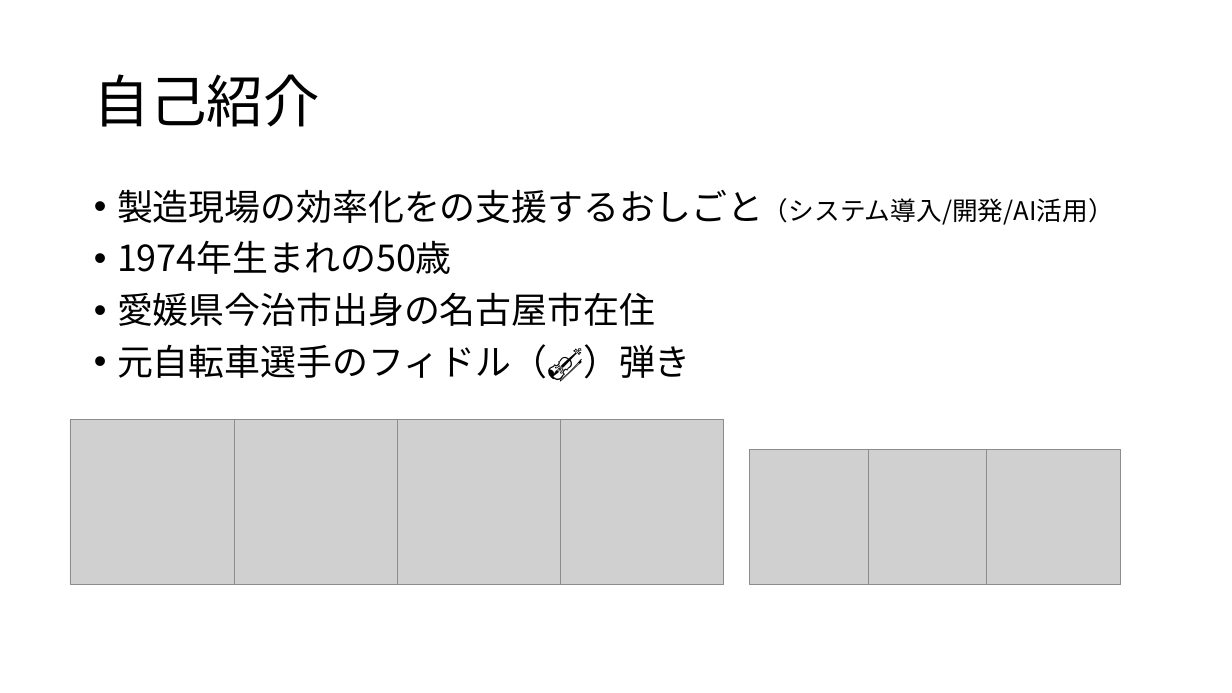
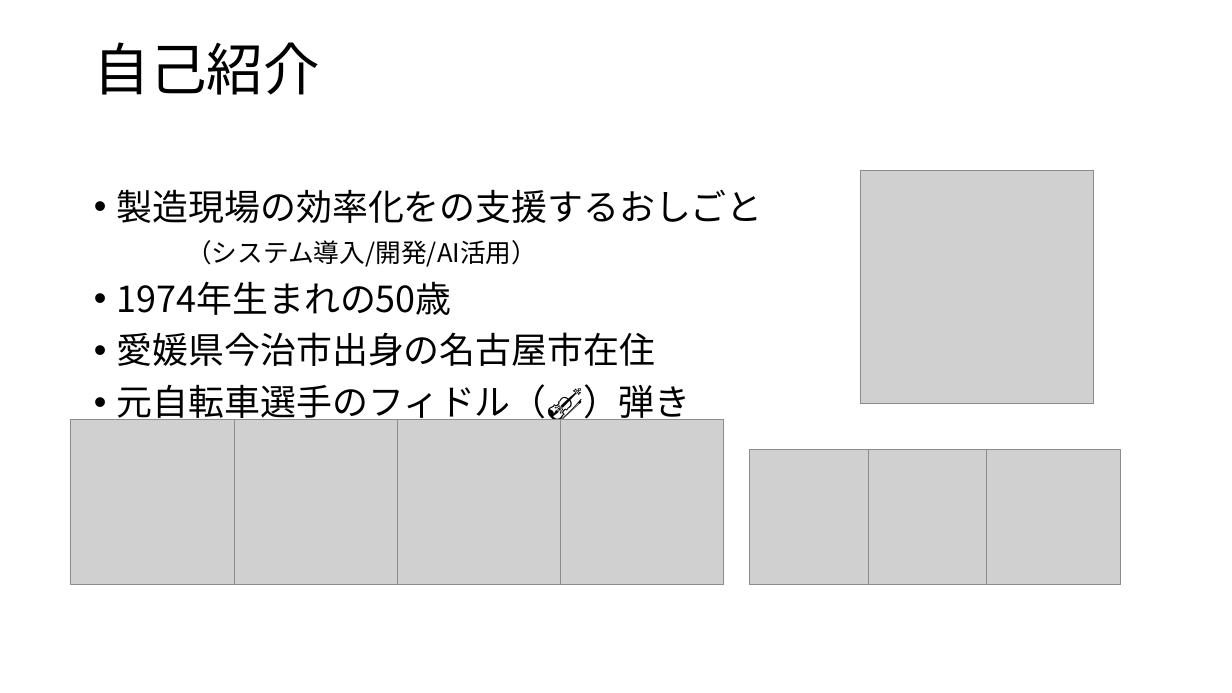
Before and after one commit to ikedachin/study_huggingface, a slide deck: slide 3 of huggingface 発表資料.pptx. Drawn at 1232x693 pixels with LibreOffice and Linux fonts; fonts in the diff are those of the drawing; grey boxes stand for pictures; background and template pictures are left out. Boxes give left, top, right and bottom in pixels: in the first picture for what was removed or moved away, otherwise in the second. Text is boxed around its words. In the diff, an @@ line names an element or a change of style, - is before the commit and + after.

```diff
--- a/huggingface 発表資料.pptx
+++ b/huggingface 発表資料.pptx
@@ title "自己紹介" at [94, 42, 320, 95]: vertical alignment middle to top @@
@@ picture added at [860, 171, 1093, 404] @@
@@ text at [117, 189, 763, 267]: text changed @@
-• 製造現場の効率化をの支援するおしごと（システム導入/開発/AI活用）
+• 製造現場の効率化をの支援するおしごと
+（システム導入/開発/AI活用）
```
Also in this commit, not shown: 10 other slides changed, 3 slides added, 1 slide removed.
